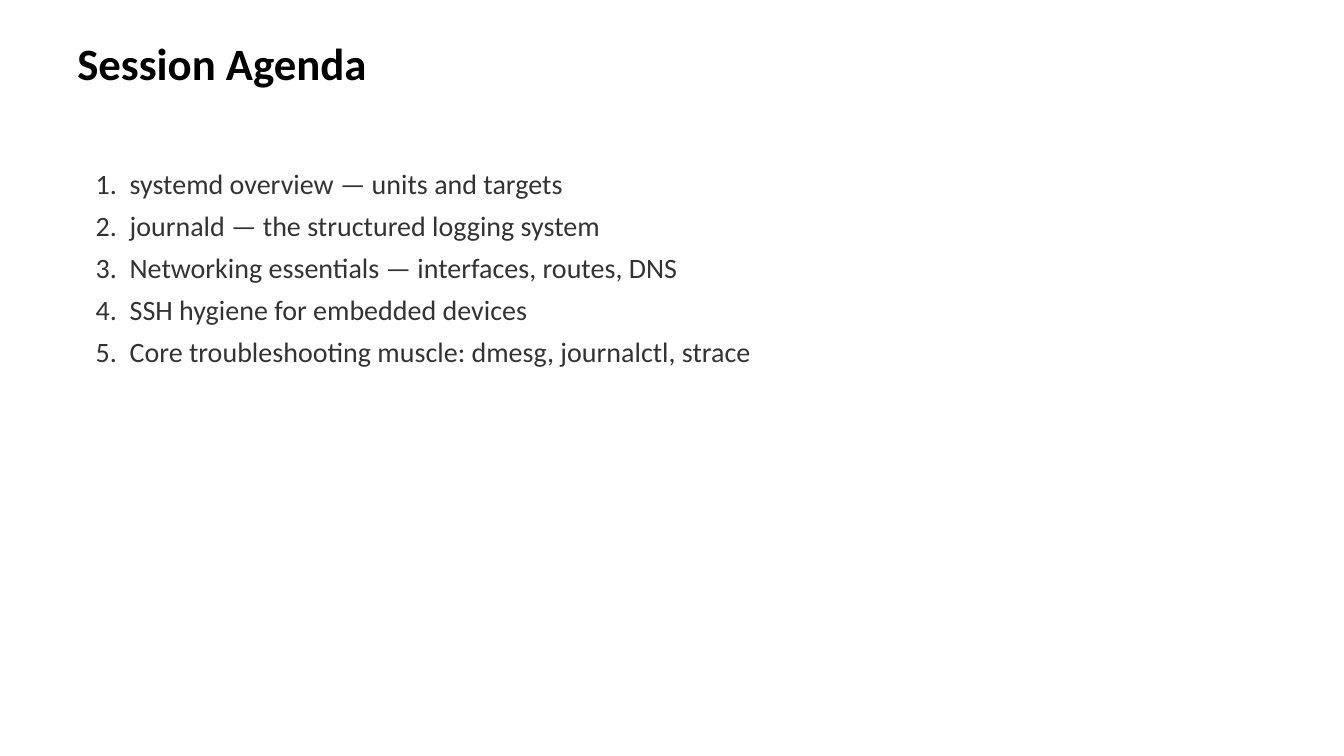
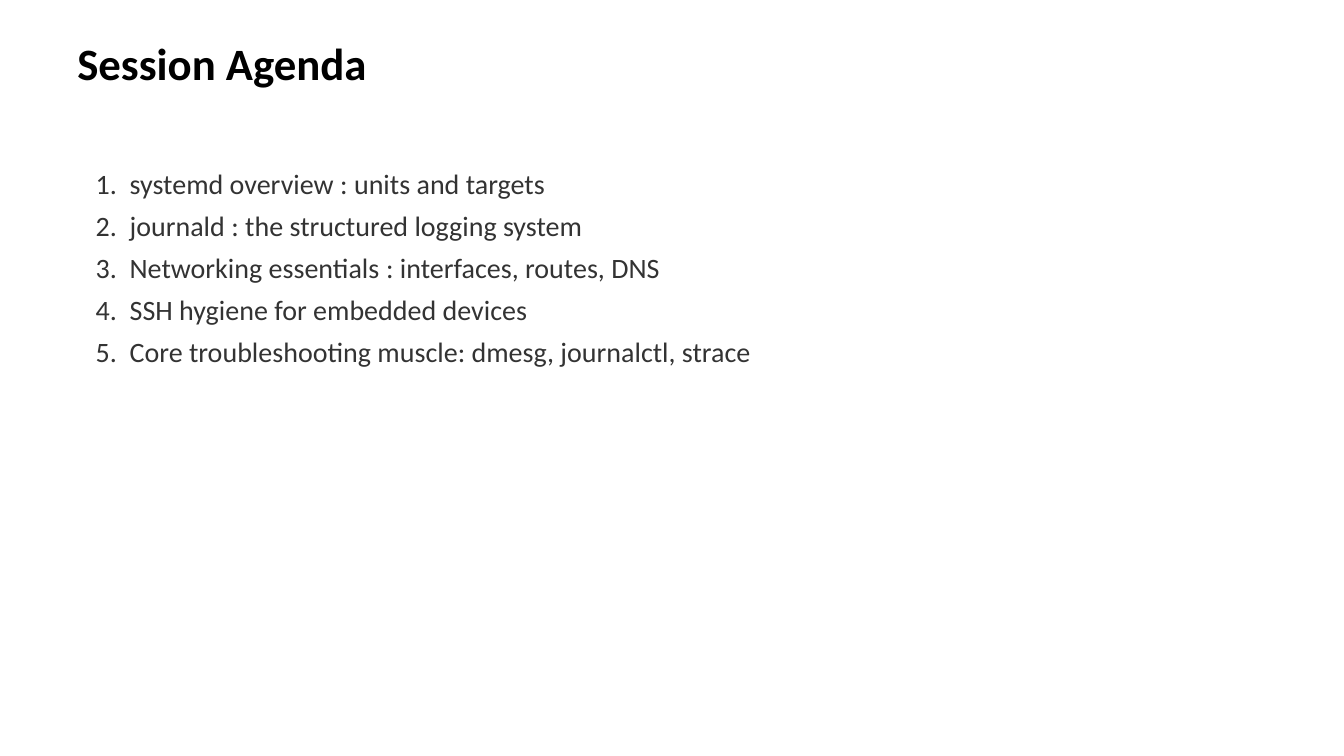
Before and after one commit to EmertxeInfoTech/Allegion-Training-Materials, a slide deck: slide 2 of yocto_training_all_session_decks/session_decks/D1S3_Linux_Fundamentals_Part2.pptx. Drawn at 1344x756 pixels with LibreOffice and Linux fonts; fonts in the diff are those of the drawing; background and template pictures are left out. Boxes give left, top, right and bottom in pixels: in the first picture for what was removed or moved away, otherwise in the second. Text is boxed around its words. In the diff, an @@ line names an element or a change of style, - is before the commit and + after.

```diff
--- a/yocto_training_all_session_decks/session_decks/D1S3_Linux_Fundamentals_Part2.pptx
+++ b/yocto_training_all_session_decks/session_decks/D1S3_Linux_Fundamentals_Part2.pptx
@@ text at bbox=[96, 174, 659, 283]: text changed @@
-1. systemd overview — units and targets
-2. journald — the structured logging system
-3. Networking essentials — interfaces, routes, DNS
+1. systemd overview : units and targets
+2. journald : the structured logging system
+3. Networking essentials : interfaces, routes, DNS
```
Also in this commit, not shown: 5 other slides changed, 12 other files.
